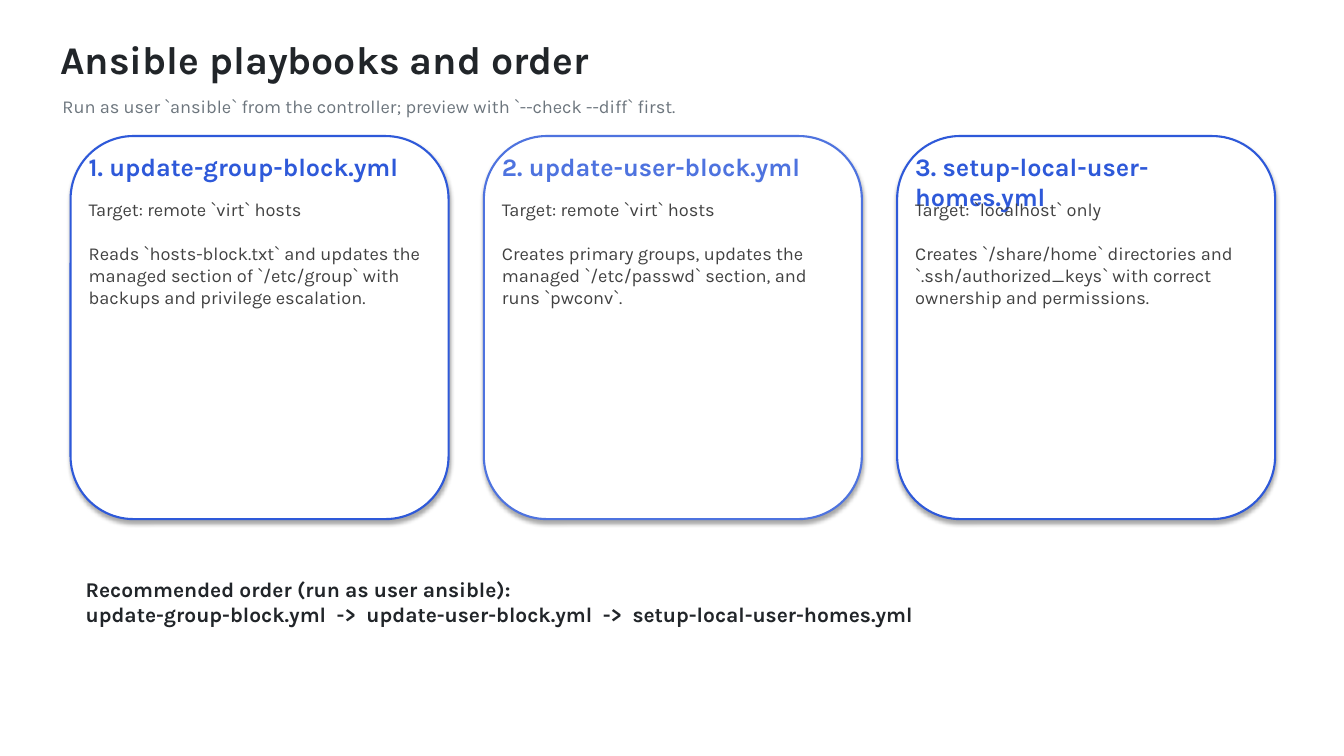
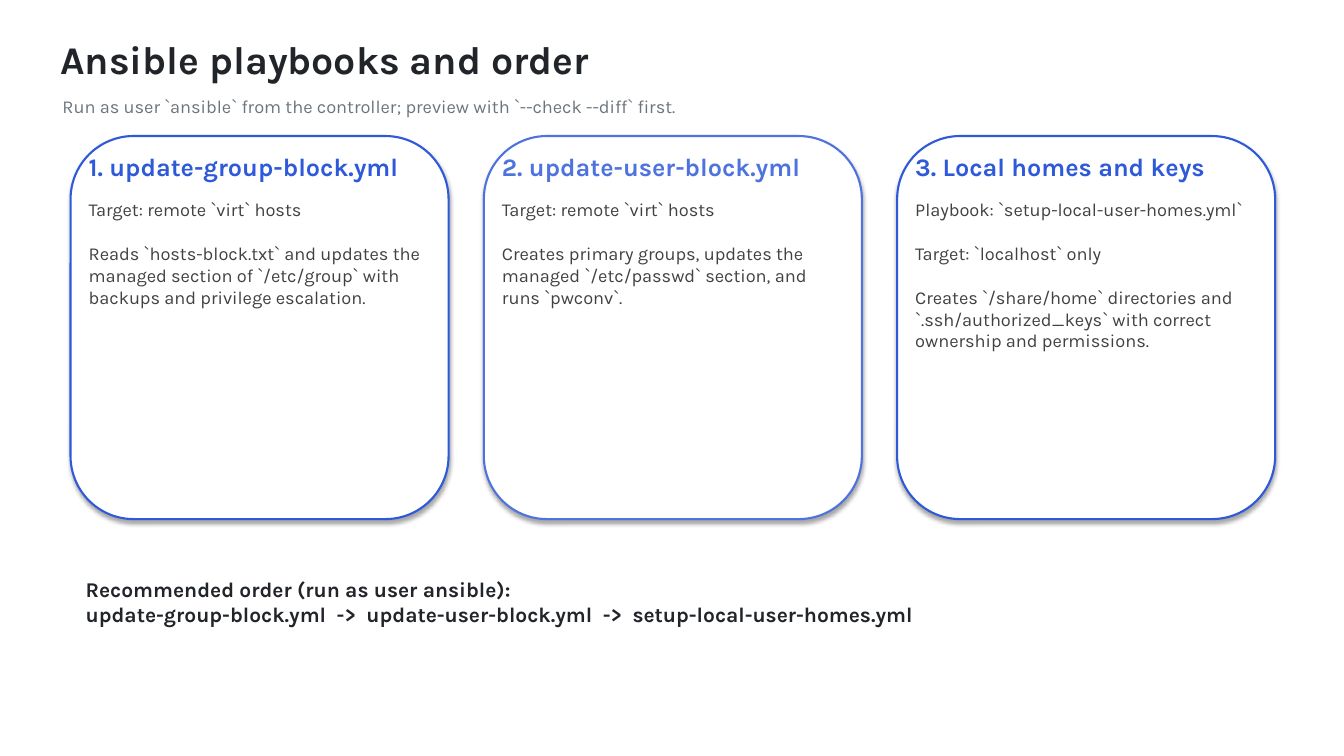
Before and after one commit to tomsandholm/csv-user-manager, a slide deck: slide 7 of docs/csv-user-manager-presentation.pptx. Drawn at 1344x756 pixels with LibreOffice and Linux fonts; fonts in the diff are those of the drawing. Boxes give left, top, right and bottom in pixels: in the first picture for what was removed or moved away, otherwise in the second. Text is boxed around its words. In the diff, an @@ line names an element or a change of style, - is before the commit and + after.

```diff
--- a/docs/csv-user-manager-presentation.pptx
+++ b/docs/csv-user-manager-presentation.pptx
@@ text at bbox=[915, 153, 1205, 182]: text changed @@
-3. setup-local-user-homes.yml
+3. Local homes and keys
@@ text at bbox=[915, 202, 1242, 352]: text changed @@
-Target: `localhost` only
-Creates `/share/home` directories and `.ssh/authorized_keys` with correct ownership and permissions.
+Playbook: `setup-local-user-homes.yml`
+Target: `localhost` only
+Creates `/share/home` directories and `.ssh/authorized_keys` with correct ownership and permissions.
```
Also in this commit, not shown: 1 other file.
